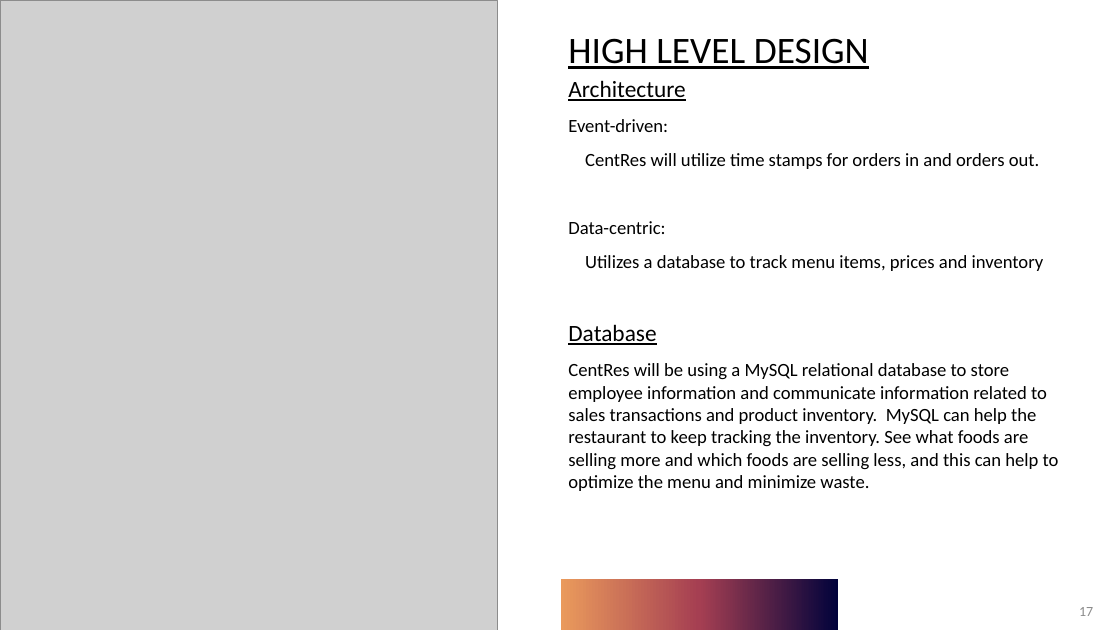
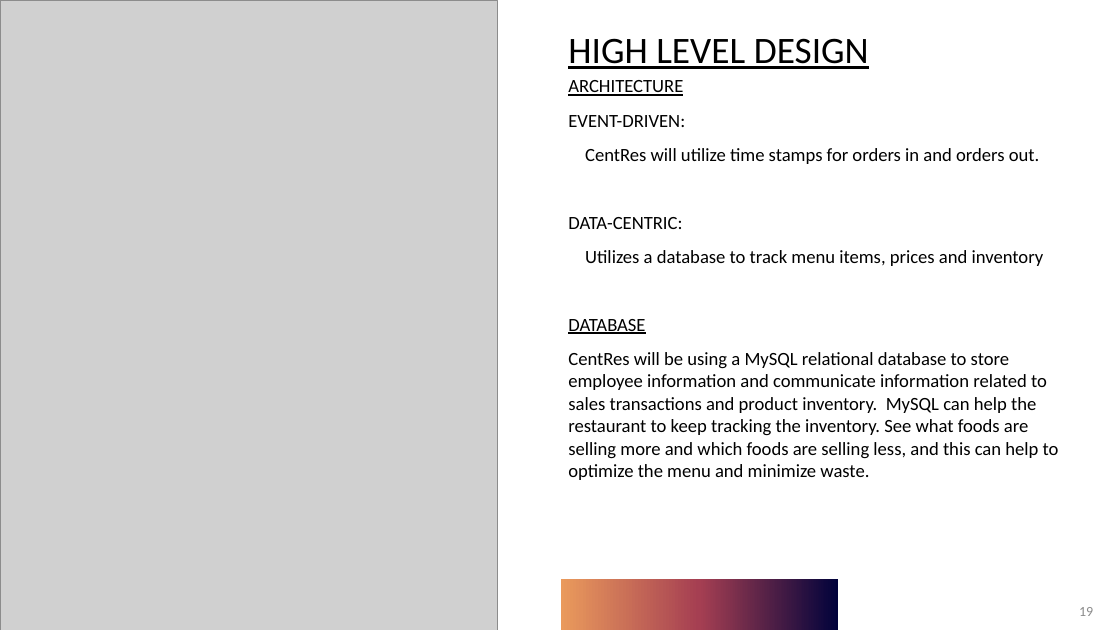
Before and after one commit to KL-3/CentRes, a slide deck: slide 19 of CentRes.pptx (slide 17 before the commit). Drawn at 1120x630 pixels with LibreOffice and Linux fonts; fonts in the diff are those of the drawing; grey boxes stand for pictures. Boxes give left, top, right and bottom in pixels: in the first picture for what was removed or moved away, otherwise in the second. Text is boxed around its words. In the diff, an @@ line names an element or a change of style, - is before the commit and + after.

```diff
--- a/CentRes.pptx
+++ b/CentRes.pptx
@@ text at [568,80,685,127]: text changed @@
-Architecture
-Event-driven:
+ARCHITECTURE
+EVENT-DRIVEN:
@@ text at [568,217,682,229]: text changed @@
-Data-centric:
+DATA-CENTRIC:
@@ text at [568,319,645,334]: text changed; size 20 to 16 pt @@
-Database
+DATABASE
@@ page number at [1079,607,1093,616]: text changed @@
-17
+19
```
Also in this commit, not shown: 15 other slides changed, 2 slides added.
